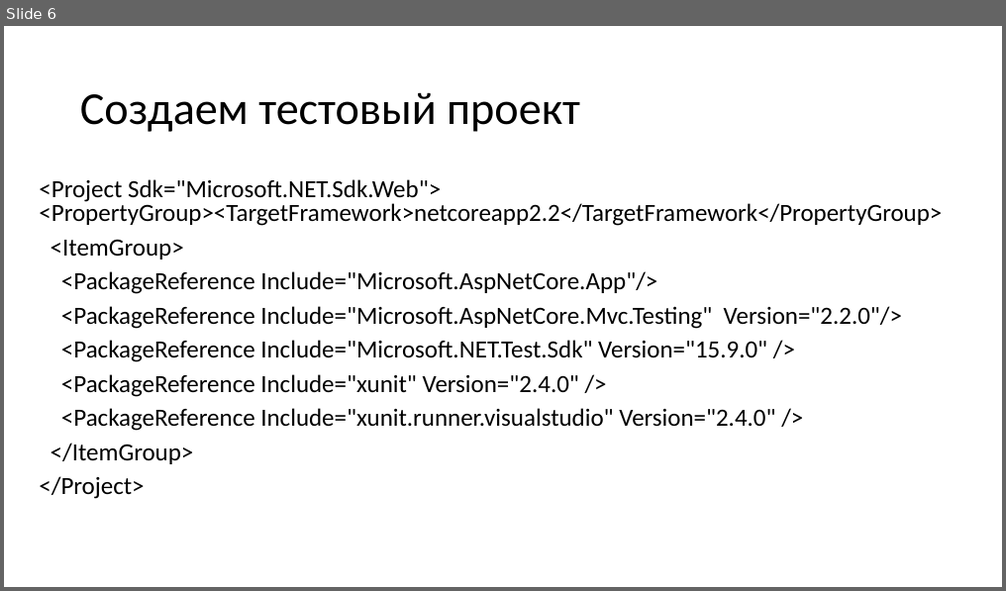
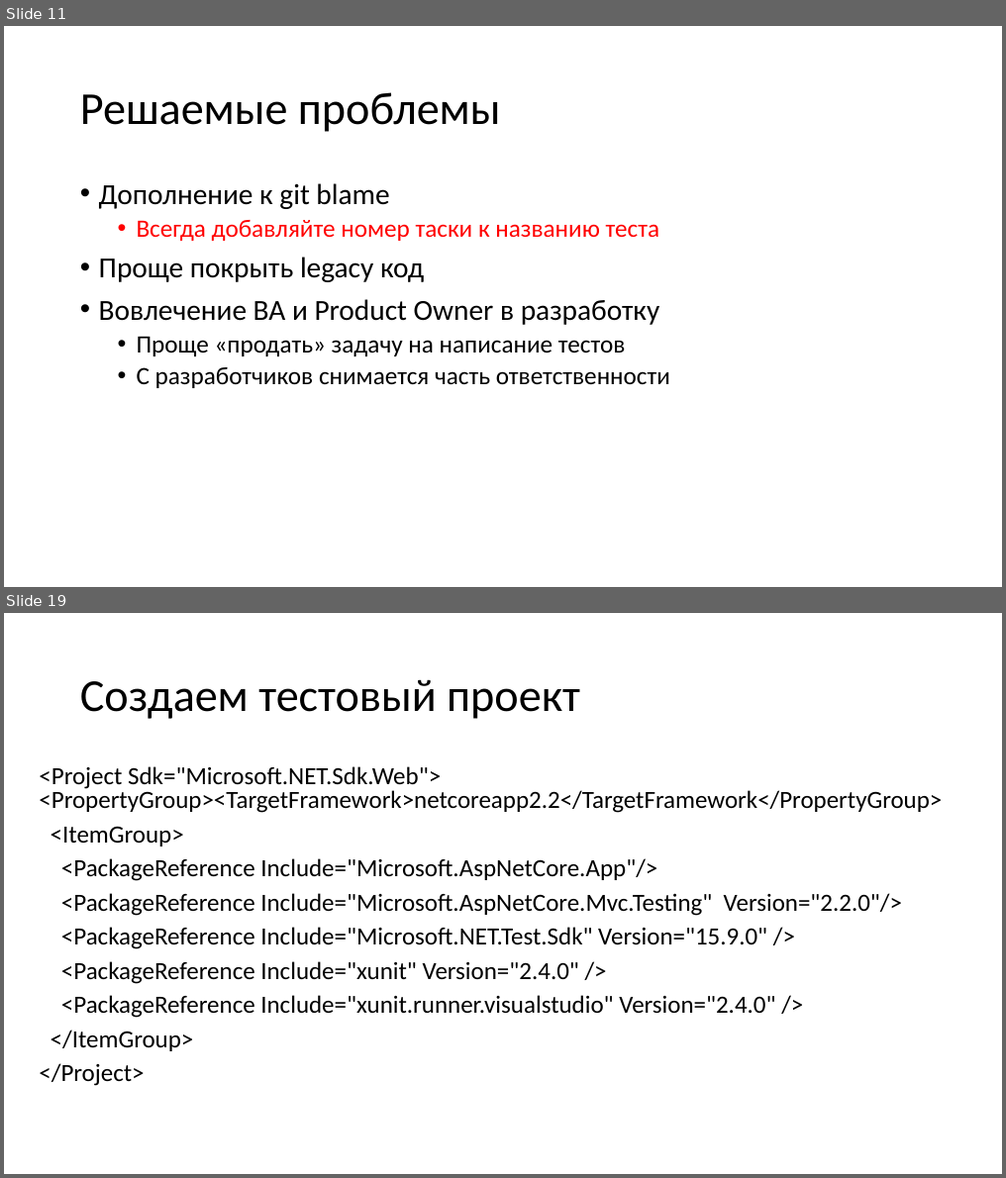
Before and after one commit to kugushev/presentations, a slide deck: 2019_Functional-Testing/Presentation.pptx. Shown one above the other, each under a label of ours: slide 6 before the commit, slides 11 and 19 after it; the slides between them are not shown. The pictures are 1006x591 and 1006x1178 pixels, drawn with LibreOffice and Linux fonts; fonts in the diff are those of the drawing. Boxes give left, top, right and bottom in pixels: in the first picture for what was removed or moved away, otherwise in the second. Text is boxed around its words. In the diff, an @@ line names an element or a change of style, - is before the commit and + after.

```diff
--- a/2019_Functional-Testing/Presentation.pptx
+++ b/2019_Functional-Testing/Presentation.pptx
@@ slide 11 added at box(4, 26, 1002, 587), background #FFFFFF @@
@@ title added at box(80, 92, 501, 132), 44 pt, text #000000 @@
+Решаемые проблемы
@@ text added at box(99, 183, 670, 388), 24 pt, text #000000 @@
+• Дополнение к git blame
+  • Всегда добавляйте номер таски к названию теста
+• Проще покрыть legacy код
+• Вовлечение BA и Product Owner в разработку
+  • Проще «продать» задачу на написание тестов
+  • С разработчиков снимается часть ответственности
@@ what was slide 6 is now slide 19 @@
```
Also in this commit, not shown: 6 slides changed, 28 other slides added, 2 slides removed.
